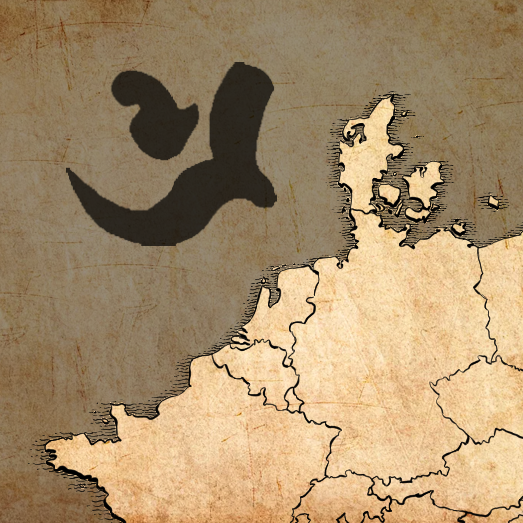
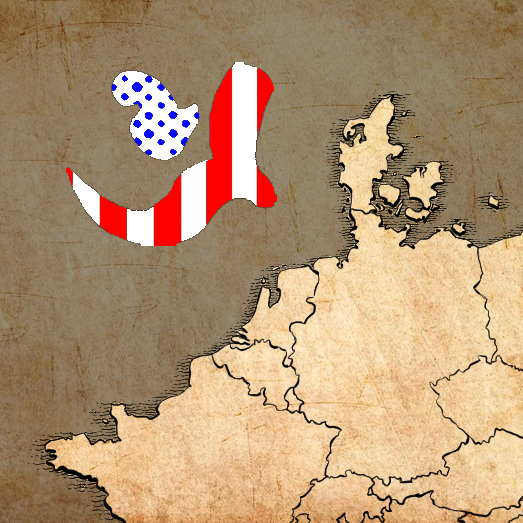
Comparing the layer stacks of the two 523x523 images. Changes:
added layer "US Civil Flag" above "Polish Flag" over [66, 62, 277, 246]
